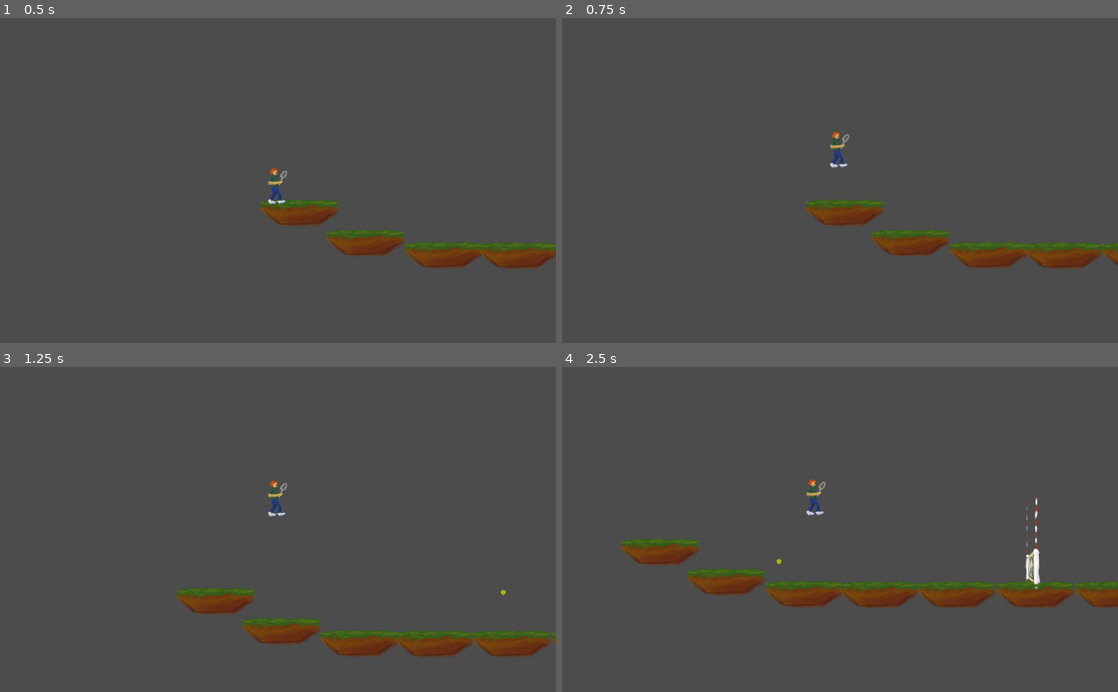
Above: before the commit, frames 1-4 (two rows, left to right).
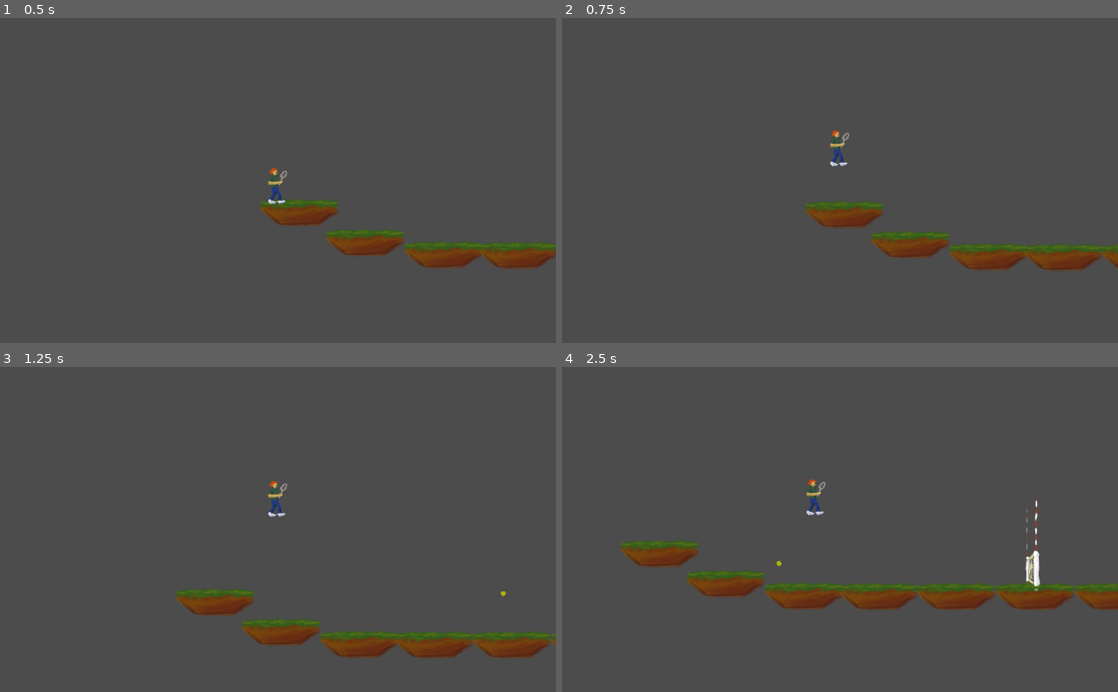
Above: after the commit, the same moments.

Repository: exoticorn/ld41
Game: Godot game, scene res://level1.tscn
Two runs of this game, one before a commit and one after it. Both use one fixed random seed, a clock stepped at 60 frames per second and the inputs below.
Inputs:
- Up to frame 1 (0.5 s): no input
- Up to frame 2 (0.75 s): tap Enter at 0.5 s; hold Right (game_right) from 0.53 s (still down); hold Space (game_jump) from 0.53 s (still down)
- Up to frame 3 (1.25 s): keep holding Right (game_right); keep holding Space (game_jump)
- Up to frame 4 (2.5 s): release Space (game_jump) at 1.28 s; tap Ctrl (game_swing) at 1.35 s; tap Space (game_jump) at 1.52, 1.55, 1.82 s; release Right (game_right) at 2.03 s; hold Left (game_left) from 2.03 s (still down); hold Space (game_jump) from 2.03 s (still down)

Frame 1 is identical in both runs. In frame 2, 1.3% of the frame differs, in the area x 43-100%, y 34-78%; in frame 3, 0.8%; in frame 4, 2.1%, in the area x 10-100%, y 39-75%.

Commit message:
implement wall jump

Diff:
--- a/player.gd
+++ b/player.gd
@@ -4,13 +4,19 @@
 var air_time = 0
 var time_since_jump_pressed = 0
 var jump_time = 100
+var wall_jump_time = 100
 
 const GRAVITY = 2500
+const WALL_GRAVITY = 1000
 const MAX_FALL_SPEED = 1200
+const MAX_WALL_FALL_SPEED = 600
 const RUN_SPEED = 750
 const JUMP_VARI_TIME = 0.2
 const MIN_JUMP = 300
-const MAX_JUMP = 1600
+const MAX_JUMP = 1450
+const WALL_JUMP = 1200
+const WALL_JUMP_HOR = 1000
+const WALL_JUMP_TIME = 0.4
 const GROUND_ACCEL = 8500
 const AIR_ACCEL = 3700
 
@@ -22,7 +28,12 @@
 		get_tree().call_group('balls', 'player_swing', position + Vector2(0, -30))
 
 func _physics_process(delta):
-	movement.y = min(MAX_FALL_SPEED, movement.y + GRAVITY * delta)
+	var gravity = GRAVITY
+	var max_fall_speed = MAX_FALL_SPEED
+	if is_on_wall() && movement.y >= 0:
+		gravity = WALL_GRAVITY
+		max_fall_speed = MAX_WALL_FALL_SPEED
+	movement.y = min(max_fall_speed, movement.y + gravity * delta)
 	var input_x = 0
 	if Input.is_action_pressed('game_right'):
 		input_x = 1
@@ -32,6 +43,7 @@
 	if is_on_floor():
 		air_time = 0
 		accel = GROUND_ACCEL
+		wall_jump_time = 100
 	else:
 		air_time += delta
 	if Input.is_action_just_pressed('game_jump'):
@@ -41,18 +53,31 @@
 	jump_time += delta
 	if Input.is_action_pressed('game_jump'):
 		if jump_time < JUMP_VARI_TIME:
-			movement.y -= (MAX_JUMP - MIN_JUMP) / 2 / JUMP_VARI_TIME * delta
-		if air_time < 0.15 && time_since_jump_pressed < 0.15:
-			movement.y = -(MIN_JUMP + MAX_JUMP) / 2
+			movement.y -= (MAX_JUMP - MIN_JUMP) / 3 / JUMP_VARI_TIME * delta
+		elif air_time < 0.15 && time_since_jump_pressed < 0.15:
+			movement.y = -(MIN_JUMP + MAX_JUMP) * 2 / 3
 			air_time = 100
 			jump_time = 0
+		elif is_on_wall() && time_since_jump_pressed < 0.15:
+			var dir = 0
+			for i in range(get_slide_count()):
+				var c = get_slide_collision(i)
+				if abs(c.normal.y) < 0.01:
+					dir += c.normal.x
+			if dir != 0:
+				movement.y = -WALL_JUMP
+				movement.x = WALL_JUMP_HOR * sign(dir)
+				jump_time = 100
+				wall_jump_time = 0
 	elif jump_time < JUMP_VARI_TIME:
 		movement.y += (MAX_JUMP - MIN_JUMP) / 2 / JUMP_VARI_TIME * delta
 	var target_x = input_x * RUN_SPEED
 	var step = delta * accel
+	if wall_jump_time < WALL_JUMP_TIME:
+		step *= wall_jump_time / WALL_JUMP_TIME
+	wall_jump_time += delta
 	if target_x < movement.x:
 		movement.x = max(target_x, movement.x - step)
 	else:
 		movement.x = min(target_x, movement.x + step)
-#	movement.x += (input_x * RUN_SPEED - movement.x) * delta * accel
 	movement = move_and_slide(movement, Vector2(0, -1))
